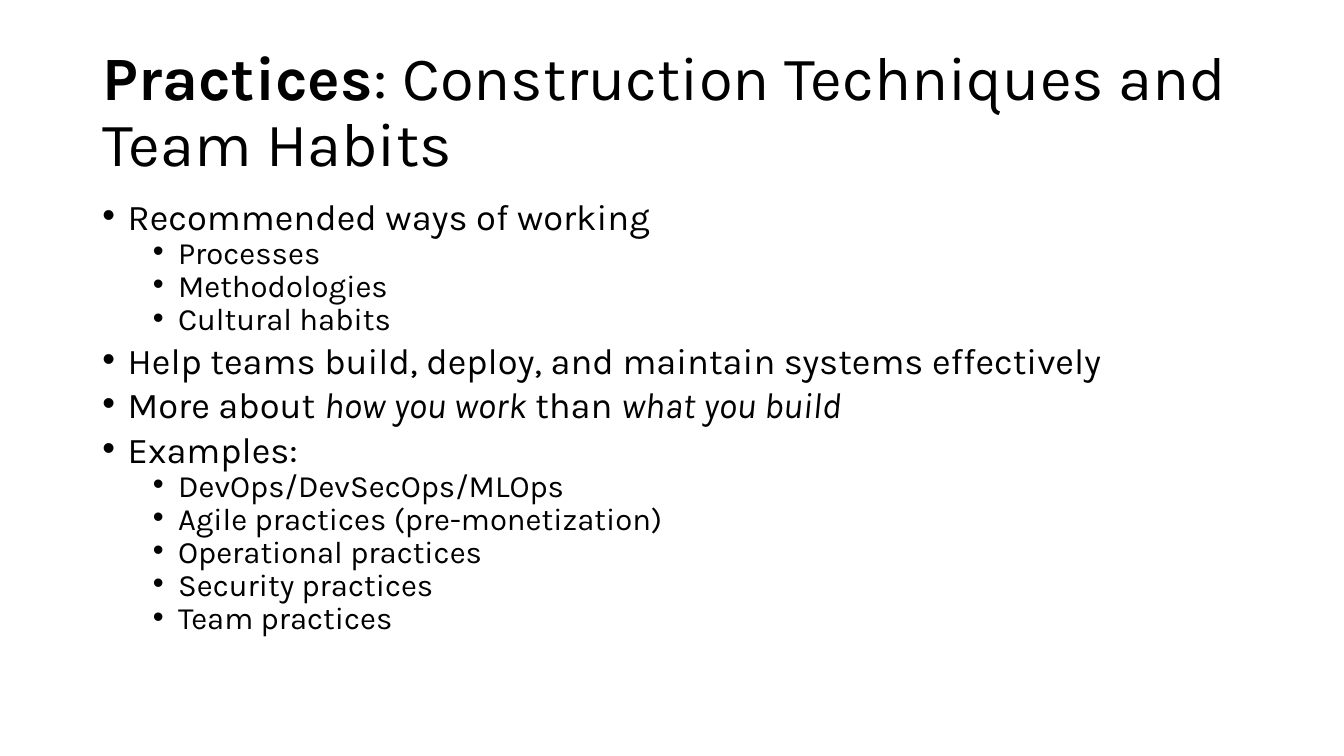
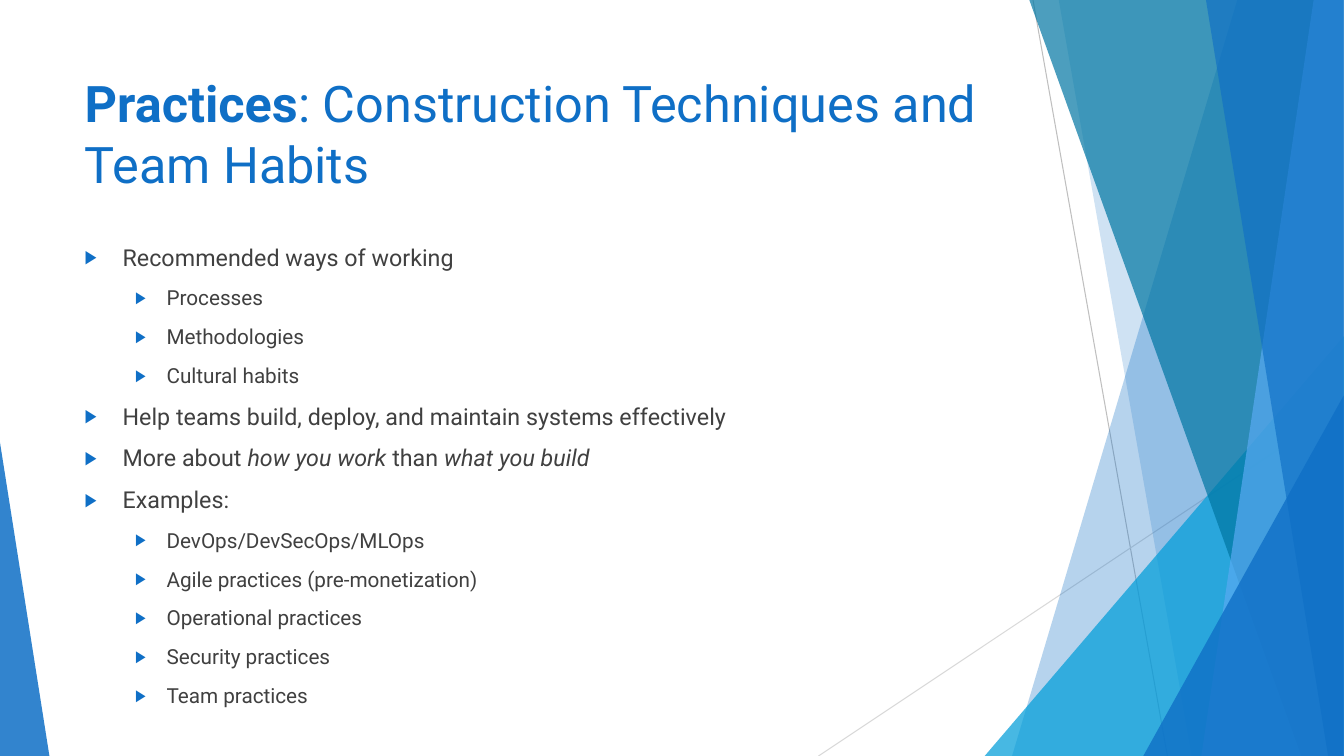
Before and after one commit to ericburcham/cloud-patterns-and-practices, a slide deck: slide 9 of presentation.pptx. Drawn at 1344x756 pixels with LibreOffice and Linux fonts; fonts in the diff are those of the drawing. Boxes give left, top, right and bottom in pixels: in the first picture for what was removed or moved away, otherwise in the second. Text is boxed around its words. In the diff, an @@ line names an element or a change of style, - is before the commit and + after.

Commit message:
style the presentation

```diff
--- a/presentation.pptx
+++ b/presentation.pptx
@@ title "Practices: Construction Techniques and Team ...": place and size @@
-title "Practices: Construction Techniques and Team ..." at <box>102,56,1226,167</box>
+title "Practices: Construction Techniques and Team ..." at <box>85,84,977,184</box>
@@ title "Practices: Construction Techniques and Team ..." at <box>85,84,977,184</box>: size 44 to 36 pt, font Karla to Roboto, text colour #000000 to #0F6FC6; line spacing 0.9 to 1; vertical alignment middle to top @@
@@ text "Recommended ways of working": place and size @@
-text "Recommended ways of working" at <box>128,205,1101,637</box>
+text "Recommended ways of working" at <box>123,248,725,669</box>
@@ text "Recommended ways of working" at <box>123,248,725,669</box>: size 25.9 to 16.6 pt in "Recommended ways of working", "Help teams build, deploy, and maintain systems ...", "More about how you work than what ...", "Examples:"; font Karla to Roboto, text colour #000000 to #404040; size 22.2 to 14.8 pt in "Processes", "Methodologies", "Cultural habits", "DevOps/DevSecOps/MLOps" and 4 more places; bullet • to ▶; line spacing 0.7 to 1; more space between paragraphs @@
@@ group added at <box>0,0,1344,756</box>: 5 freeform shapes, 3 triangles, 2 lines @@
```
Also in this commit, not shown: 90 other slides changed.
